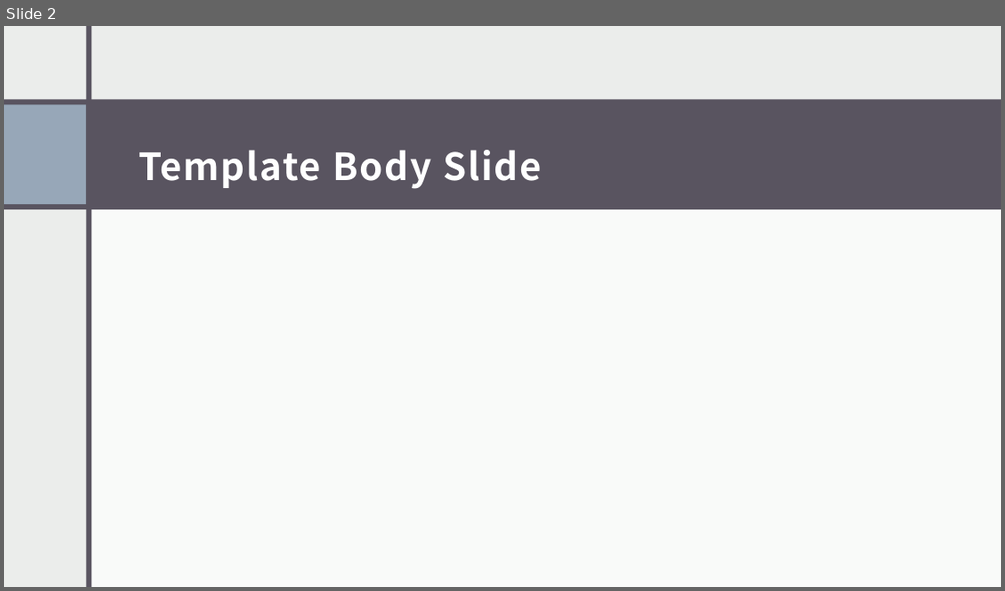
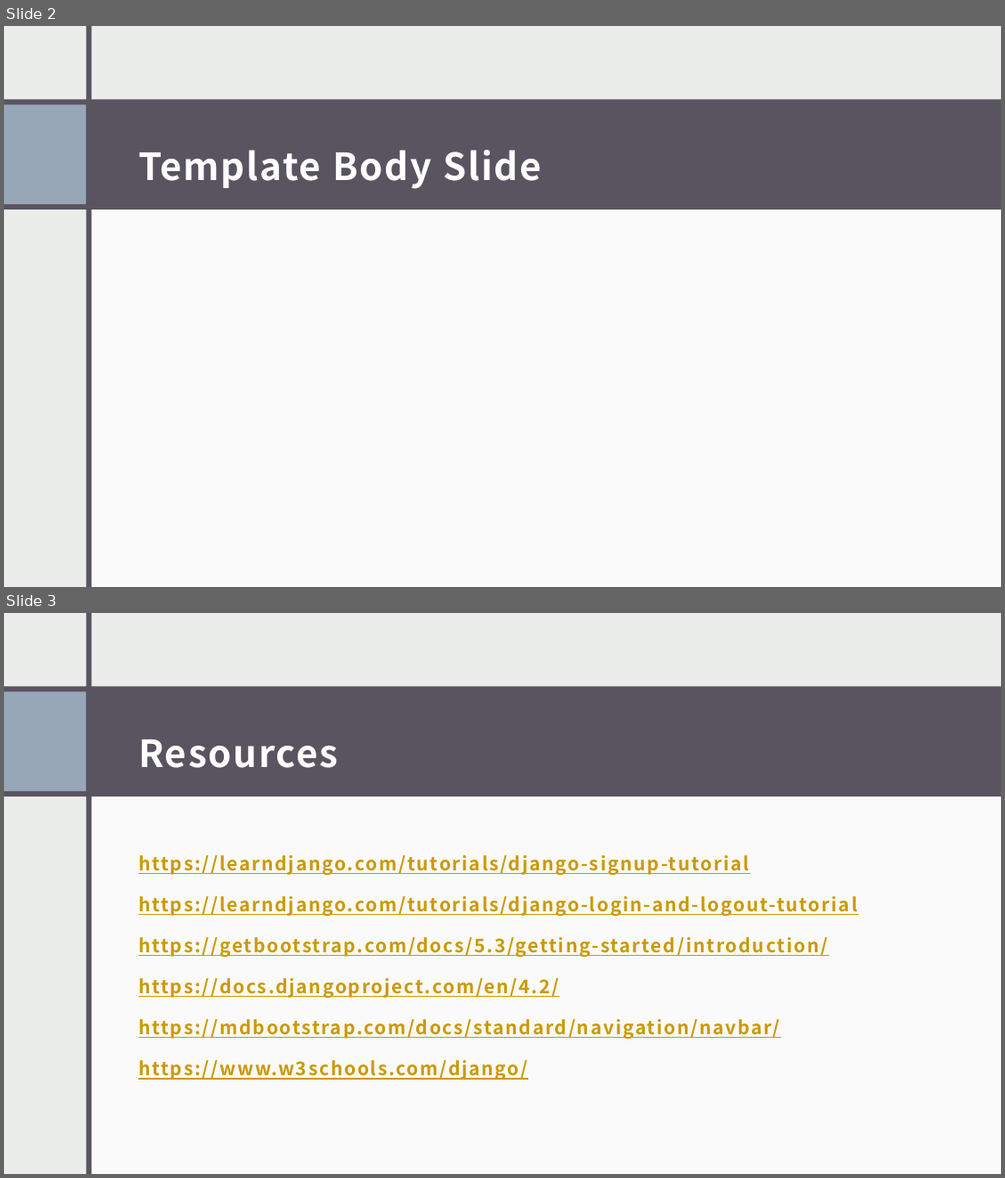
Before and after one commit to masoncfrancis/CS3450-5-App, a slide deck: docs/Presentation.pptx. Shown one above the other, each under a label of ours: slide 2 before the commit, slides 2 and 3 after it. The pictures are 1005x591 and 1005x1178 pixels, drawn with LibreOffice and Linux fonts; fonts in the diff are those of the drawing. Boxes give left, top, right and bottom in pixels: in the first picture for what was removed or moved away, otherwise in the second. Text is boxed around its words. In the diff, an @@ line names an element or a change of style, - is before the commit and + after.

Commit message:
powerpoint

```diff
--- a/docs/Presentation.pptx
+++ b/docs/Presentation.pptx
@@ slide 3 added at <box>4,613,1001,1174</box>, background #EBEDEB; not listed: 2 template elements that a slide beside it also shows @@
@@ rectangle added at <box>4,613,1001,1174</box>, fill #EBEDEB @@
@@ rectangle added at <box>87,613,92,1174</box>, fill #595460 @@
@@ rectangle added at <box>4,686,1001,796</box>, fill #595460 @@
@@ rectangle added at <box>4,691,86,791</box>, fill #97A7B8 @@
@@ title added at <box>138,739,338,768</box>, 36 pt, text #FFFFFF, bold @@
+Resources
@@ rectangle added at <box>89,787,1001,1174</box>, fill #FFFFFF at 75% opacity @@
@@ text added at <box>138,855,858,1079</box>, 18 pt, text #CC9900, bold, underline @@
+https://learndjango.com/tutorials/django-signup-tutorial
+https://learndjango.com/tutorials/django-login-and-logout-tutorial
+https://getbootstrap.com/docs/5.3/getting-started/introduction/
+https://docs.djangoproject.com/en/4.2/
+https://mdbootstrap.com/docs/standard/navigation/navbar/
+https://www.w3schools.com/django/
```
Also in this commit, not shown: 1 other slide added, 1 slide removed.
